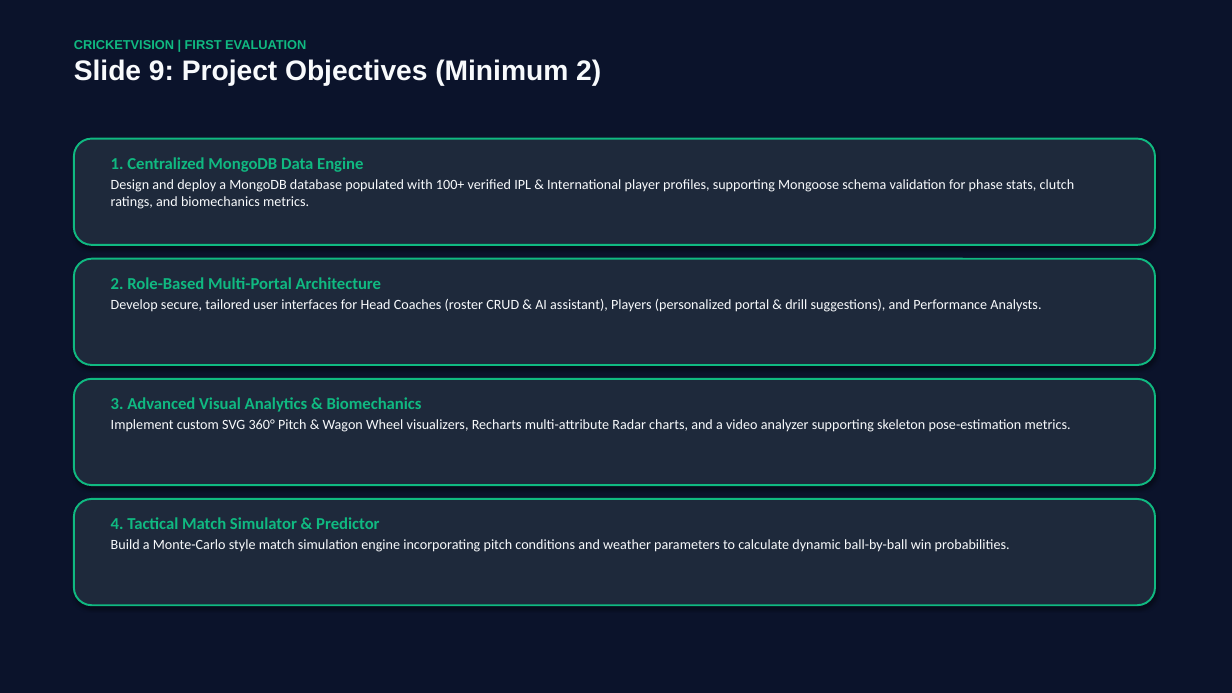
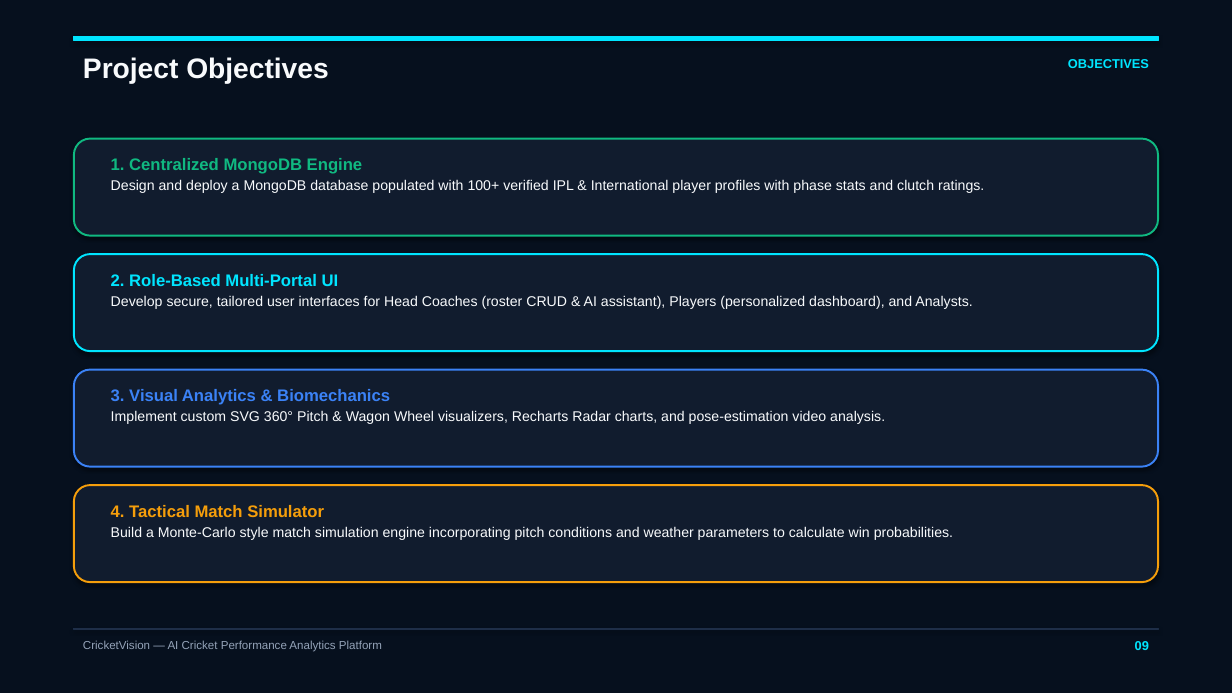
Before and after one commit to Abhijithmohan10/cricketvision, a slide deck: slide 9 of CricketVision_First_Evaluation_Presentation.pptx. Drawn at 1232x693 pixels with LibreOffice and Linux fonts; fonts in the diff are those of the drawing. Boxes give left, top, right and bottom in pixels: in the first picture for what was removed or moved away, otherwise in the second. Text is boxed around its words. In the diff, an @@ line names an element or a change of style, - is before the commit and + after.

```diff
--- a/CricketVision_First_Evaluation_Presentation.pptx
+++ b/CricketVision_First_Evaluation_Presentation.pptx
@@ background #0B132B to #06101E @@
@@ rectangle added at [74,37,1158,41], fill #00E5FF, outline #00E5FF 0.75 pt @@
@@ text at [83,57,329,84]: text changed @@
-CRICKETVISION | FIRST EVALUATION
-Slide 9: Project Objectives (Minimum 2)
+Project Objectives
@@ text added at [1068,59,1149,68], 10 pt, text #00E5FF, bold @@
+OBJECTIVES
@@ rounded rectangle: place and size @@
-rounded rectangle at [74,139,1155,245]
+rounded rectangle at [74,139,1158,236]
@@ rounded rectangle at [74,139,1158,236]: fill #1E293B to #111C2E @@
@@ text at [111,158,984,193]: text changed; font Calibri to Arial @@
-1. Centralized MongoDB Data Engine
-Design and deploy a MongoDB database populated with 100+ verified IPL & International player profiles, supporting Mongoose schema validation for phase stats, clutch ratings, and biomechanics metrics.
+1. Centralized MongoDB Engine
+Design and deploy a MongoDB database populated with 100+ verified IPL & International player profiles with phase stats and clutch ratings.
@@ rounded rectangle: place and size @@
-rounded rectangle at [74,259,1155,365]
+rounded rectangle at [74,254,1158,351]
@@ rounded rectangle at [74,254,1158,351]: fill #1E293B to #111C2E; outline #10B981 1.5 pt to #00E5FF 1.5 pt @@
@@ text at [111,274,972,309]: text changed; font Calibri to Arial @@
-2. Role-Based Multi-Portal Architecture
-Develop secure, tailored user interfaces for Head Coaches (roster CRUD & AI assistant), Players (personalized portal & drill suggestions), and Performance Analysts.
+2. Role-Based Multi-Portal UI
+Develop secure, tailored user interfaces for Head Coaches (roster CRUD & AI assistant), Players (personalized dashboard), and Analysts.
@@ rounded rectangle: place and size @@
-rounded rectangle at [74,379,1155,485]
+rounded rectangle at [74,370,1158,467]
@@ rounded rectangle at [74,370,1158,467]: fill #1E293B to #111C2E; outline #10B981 1.5 pt to #3B82F6 1.5 pt @@
@@ text at [111,389,885,424]: text changed; font Calibri to Arial @@
-3. Advanced Visual Analytics & Biomechanics
-Implement custom SVG 360° Pitch & Wagon Wheel visualizers, Recharts multi-attribute Radar charts, and a video analyzer supporting skeleton pose-estimation metrics.
+3. Visual Analytics & Biomechanics
+Implement custom SVG 360° Pitch & Wagon Wheel visualizers, Recharts Radar charts, and pose-estimation video analysis.
@@ rounded rectangle: place and size @@
-rounded rectangle at [74,499,1155,605]
+rounded rectangle at [74,485,1158,582]
@@ rounded rectangle at [74,485,1158,582]: fill #1E293B to #111C2E; outline #10B981 1.5 pt to #F59E0B 1.5 pt @@
@@ text at [111,505,953,540]: text changed; font Calibri to Arial @@
-4. Tactical Match Simulator & Predictor
-Build a Monte-Carlo style match simulation engine incorporating pitch conditions and weather parameters to calculate dynamic ball-by-ball win probabilities.
+4. Tactical Match Simulator
+Build a Monte-Carlo style match simulation engine incorporating pitch conditions and weather parameters to calculate win probabilities.
@@ rectangle added at [74,628,1158,629], fill #1E2E48, outline #1E2E48 0.75 pt @@
@@ text added at [83,640,382,652], 9 pt, text #94A3B8 @@
+CricketVision — AI Cricket Performance Analytics Platform
@@ text added at [1135,641,1149,650], 10 pt, text #00E5FF, bold @@
+09
```
Also in this commit, not shown: 3 other slides changed, 24 slides added, 25 slides removed, 29 other files.
